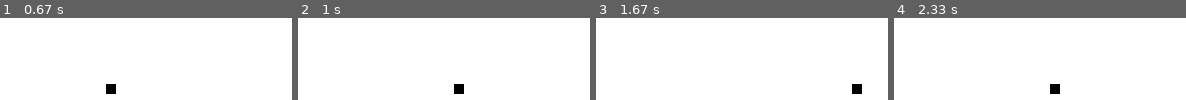
Above: before the commit, frames 1-4 (left to right).
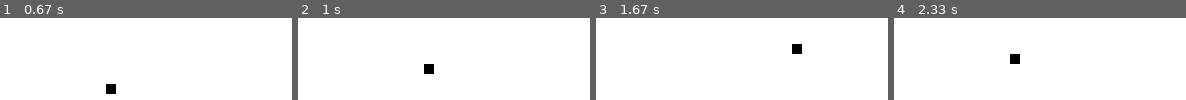
Above: after the commit, the same moments.

Repository: rishikksh20/PyGame
Game: pygame game, started from src/pygame2.py
The game is run twice, just before and just after one commit, with the same random seed, the same clock (stepped at 60 frames per second) and the same inputs.
Inputs:
- Up to frame 1 (0.67 s): hold Right from 0.33 s (still down)
- Up to frame 2 (1 s): release Right at 0.8 s; hold Up from 0.83 s (still down)
- Up to frame 3 (1.67 s): release Up at 1.13 s; hold Right 1.17-1.63 s
- Up to frame 4 (2.33 s): hold Left 1.67-2.2 s; hold Down from 2.23 s (still down)

Frame 1 is identical in both runs. In frame 2, 0.8% of the frame differs, in the area x 43-57%, y 56-93%; in frame 3, 0.8%; in frame 4, 0.8%.

Commit message:
till movement of the rectangle cube

Diff:
--- a/src/pygame2.py
+++ b/src/pygame2.py
@@ -11,19 +11,31 @@
 lead_x=300
 lead_y=300
 lead_x_change=0;
+lead_y_change=0;
 clock=pygame.time.Clock()
 gameExit= False
 while not gameExit:
     for event in pygame.event.get():
-        #print(event)
+        print(event)
         if event.type==pygame.QUIT:
             gameExit=True
-        if event.type==pygame.KEYDOWN:
+        if event.type==pygame.KEYDOWN:  # for start the movement of rect
             if event.key==pygame.K_LEFT:
                 lead_x_change=-10
-            if event.key==pygame.K_RIGHT:
+            elif event.key==pygame.K_RIGHT:
                 lead_x_change=10
+            elif event.key==pygame.K_UP:
+                lead_y_change=-10
+            elif event.key==pygame.K_DOWN:
+                lead_y_change=10
+        if event.type==pygame.KEYUP:  # for stopping the movement of rect
+            if event.key==pygame.K_LEFT or event.key==pygame.K_RIGHT:
+                lead_x_change=0;
+            if event.key==pygame.K_UP or event.key==pygame.K_DOWN:
+                lead_y_change=0;
+
     lead_x+=lead_x_change
+    lead_y+=lead_y_change
     gameDisplay.fill(white)
     pygame.draw.rect(gameDisplay,black,[lead_x,lead_y,10,10])
 
